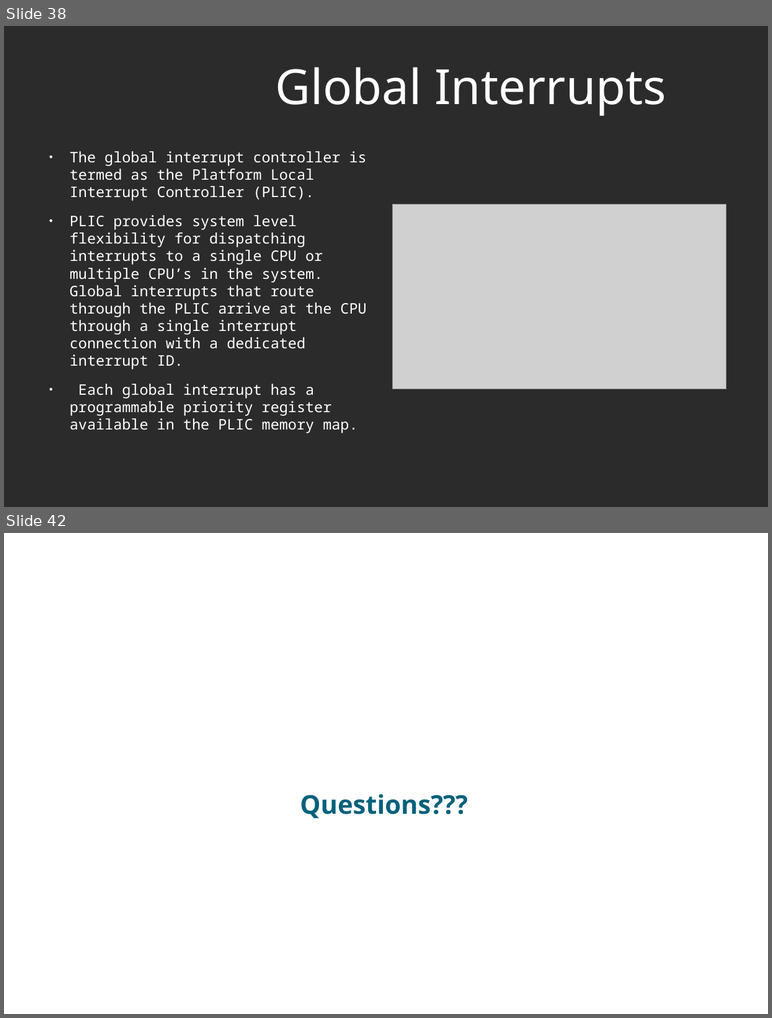
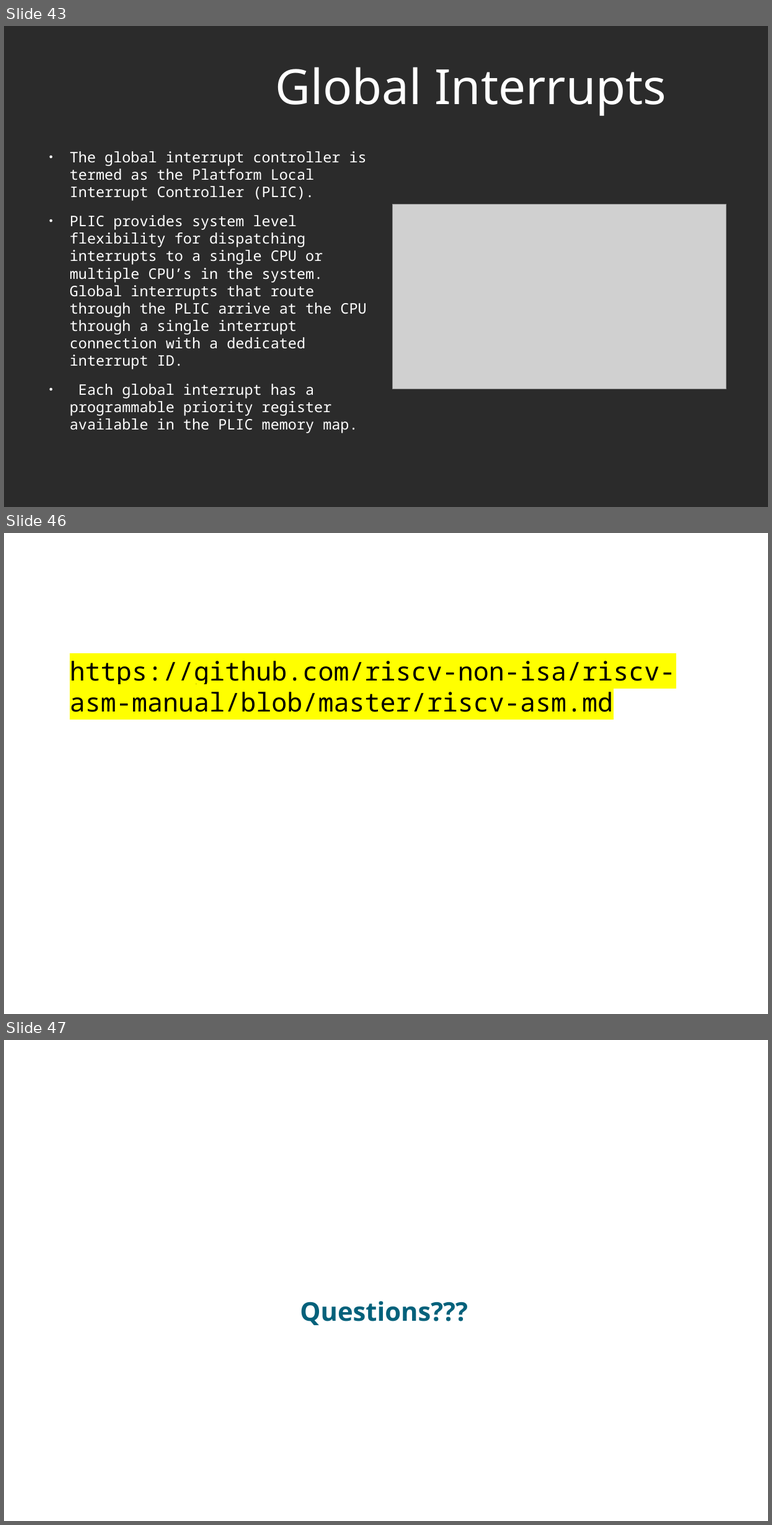
Before and after one commit to murthuja1708/desd_class, a slide deck: RISCV.odp. Shown one above the other, each under a label of ours: slides 38 and 42 before the commit, slides 43, 46 and 47 after it; the slides between them are not shown. The pictures are 772x1018 and 772x1525 pixels, drawn with LibreOffice and Linux fonts; fonts in the diff are those of the drawing; grey boxes stand for pictures; background and template pictures are left out; a plain dark background stands for a picture behind light text. Boxes give left, top, right and bottom in pixels: in the first picture for what was removed or moved away, otherwise in the second. Text is boxed around its words. In the diff, an @@ line names an element or a change of style, - is before the commit and + after.

```diff
--- a/RISCV.odp
+++ b/RISCV.odp
@@ slide 46 added at bbox=[4, 533, 768, 1014], background picture (left out) @@
@@ title added at bbox=[42, 540, 730, 621], 60 pt, text #FFFFFF @@
+references
@@ text added at bbox=[70, 661, 675, 712], 32 pt, text #000000 @@
+https://github.com/riscv-non-isa/riscv-asm-manual/blob/master/riscv-asm.md
@@ what was slide 38 is now slide 43 @@
@@ what was slide 42 is now slide 47 @@
```
Also in this commit, not shown: 31 slides changed, 4 other slides added, 1 other file.
